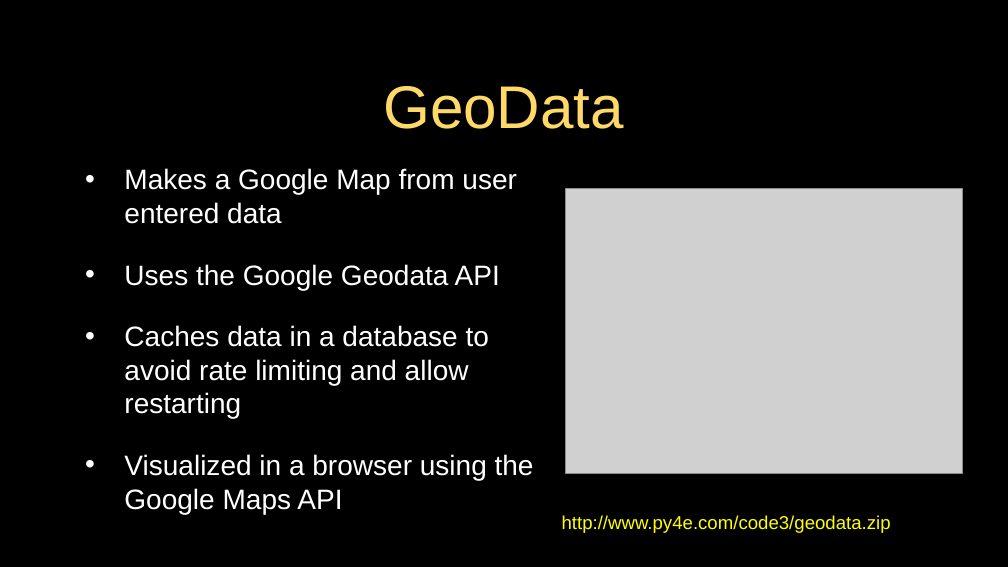
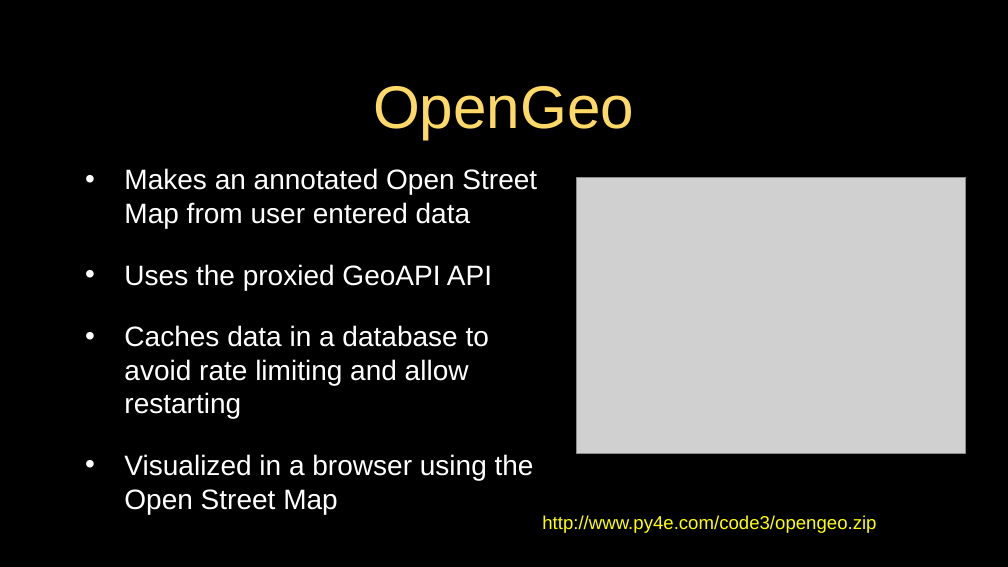
Before and after one commit to csev/py4e, a slide deck: slide 5 of lectures3/Pythonlearn-16-Data-Viz.pptx. Drawn at 1008x567 pixels with LibreOffice and Linux fonts; fonts in the diff are those of the drawing; grey boxes stand for pictures. Boxes give left, top, right and bottom in pixels: in the first picture for what was removed or moved away, otherwise in the second. Text is boxed around its words. In the diff, an @@ line names an element or a change of style, - is before the commit and + after.

Commit message:
Phase 2 - Swithch to OpenStreetMap

```diff
--- a/lectures3/Pythonlearn-16-Data-Viz.pptx
+++ b/lectures3/Pythonlearn-16-Data-Viz.pptx
@@ title at bbox=[373, 86, 634, 139]: text changed @@
-GeoData
+OpenGeo
@@ text at bbox=[124, 168, 537, 290]: text changed @@
-• Makes a Google Map from user entered data
-• Uses the Google Geodata API
+• Makes an annotated Open Street Map from user entered data
+• Uses the proxied GeoAPI API
@@ picture: place and size @@
-picture at bbox=[565, 188, 963, 474]
+picture at bbox=[576, 177, 966, 454]
@@ text at bbox=[124, 454, 534, 514]: text changed @@
-• Visualized in a browser using the Google Maps API
+• Visualized in a browser using the Open Street Map
@@ text at bbox=[542, 515, 876, 533]: text changed @@
-http://www.py4e.com/code3/geodata.zip
+http://www.py4e.com/code3/opengeo.zip
```
Also in this commit, not shown: 4 other slides changed, 15 other files.
